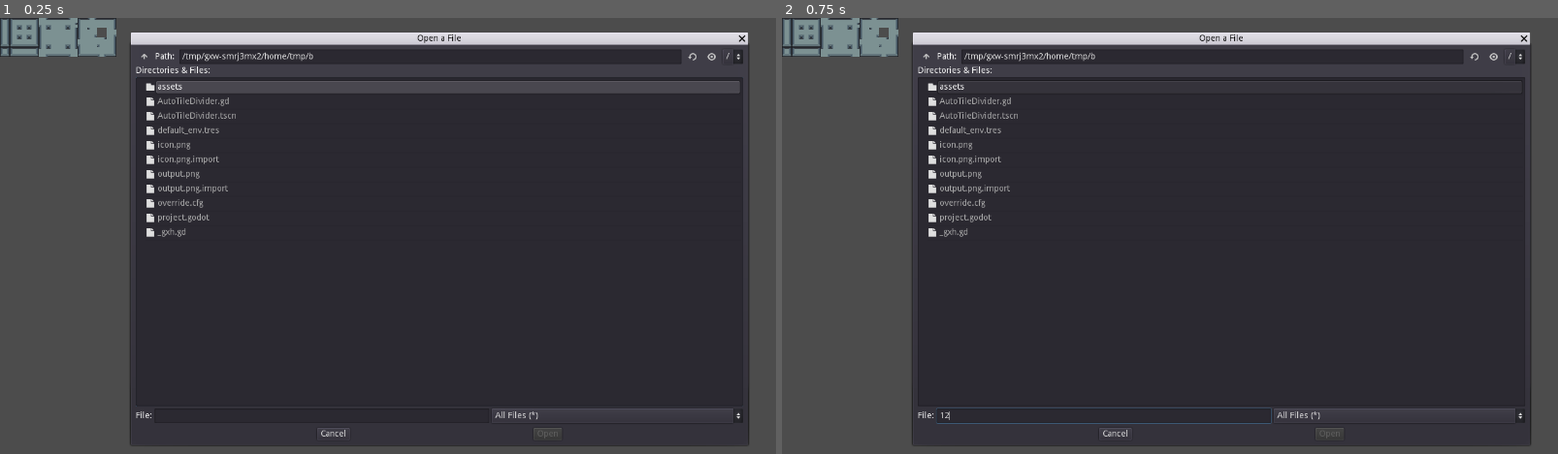
Above: before the commit, frames 1-2 (left to right).
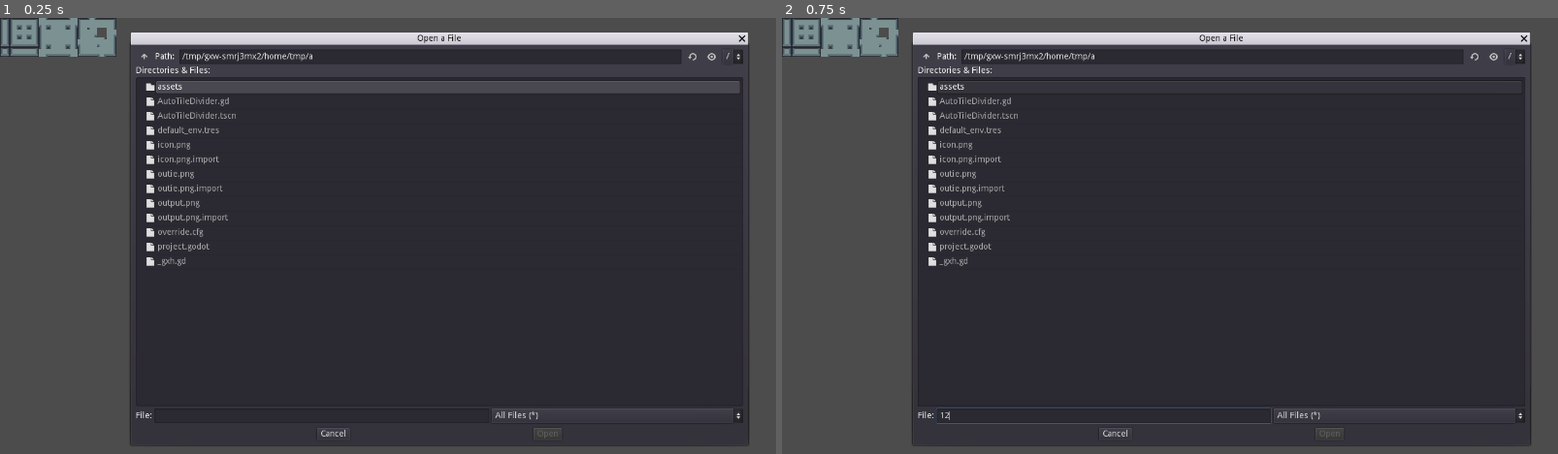
Above: after the commit, the same moments.

Repository: AlanRostem/auto-tile-divider
Game: Godot game, scene res://AutoTileDivider.tscn
Same seed, same stepped clock (60 frames per second), same inputs: the game is played once before the commit and once after it.
Inputs (mouse positions are in pixels of both pictures, inside the frame that each line leads up to):
- Up to frame 1 (0.25 s): no input
- Up to frame 2 (0.75 s): click (1100, 414) at 0.52 s; type "12" at 0.6 s

The runs differ from the first frame. In frame 1, 0.4% of the frame differs, in the area x 9-41%, y 1-57%; in frame 2, 0.4%.

Commit message:
fixed the issue

Diff:
--- a/AutoTileDivider.gd
+++ b/AutoTileDivider.gd
@@ -1,4 +1,3 @@
-tool
 extends Control
 
 export(Texture) var __tile_set: Texture setget __set_tile_set
--- a/AutoTileDivider.tscn
+++ b/AutoTileDivider.tscn
@@ -39,7 +39,7 @@
 tile_set = ExtResource( 1 )
 cell_size = Vector2( 8, 8 )
 format = 1
-tile_data = PoolIntArray( 0, 3, 0, 1, 4, 0, 2, 3, 0, 3, 7, 0 …(367 unchanged characters)… , 0, 65549, 11, 0, 65550, 10, 0, 65551, 6, 0, 65552, 0, 0, 65553, 2, 0, 65554, 2, …(2061 unchanged characters)…
+tile_data = PoolIntArray( 0, 3, 0, 1, 4, 0, 2, 3, 0, 3, 7, 0 …(367 unchanged characters)… , 0, 65549, 11, 0, 65550, 10, 0, 65551, 11, 0, 65552, 0, 0, 65553, 2, 0, 65554, 2, …(2061 unchanged characters)…
 
 [node name="OpenDialog" type="FileDialog" parent="."]
 anchor_right = 1.0
Binary file added: outie.png
Not shown, added: outie.png.import
